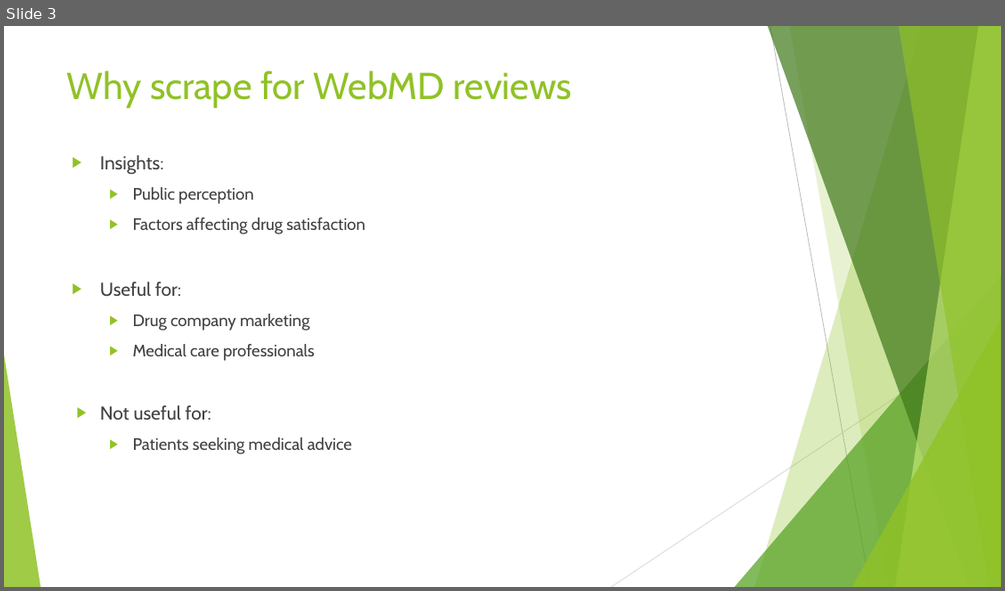
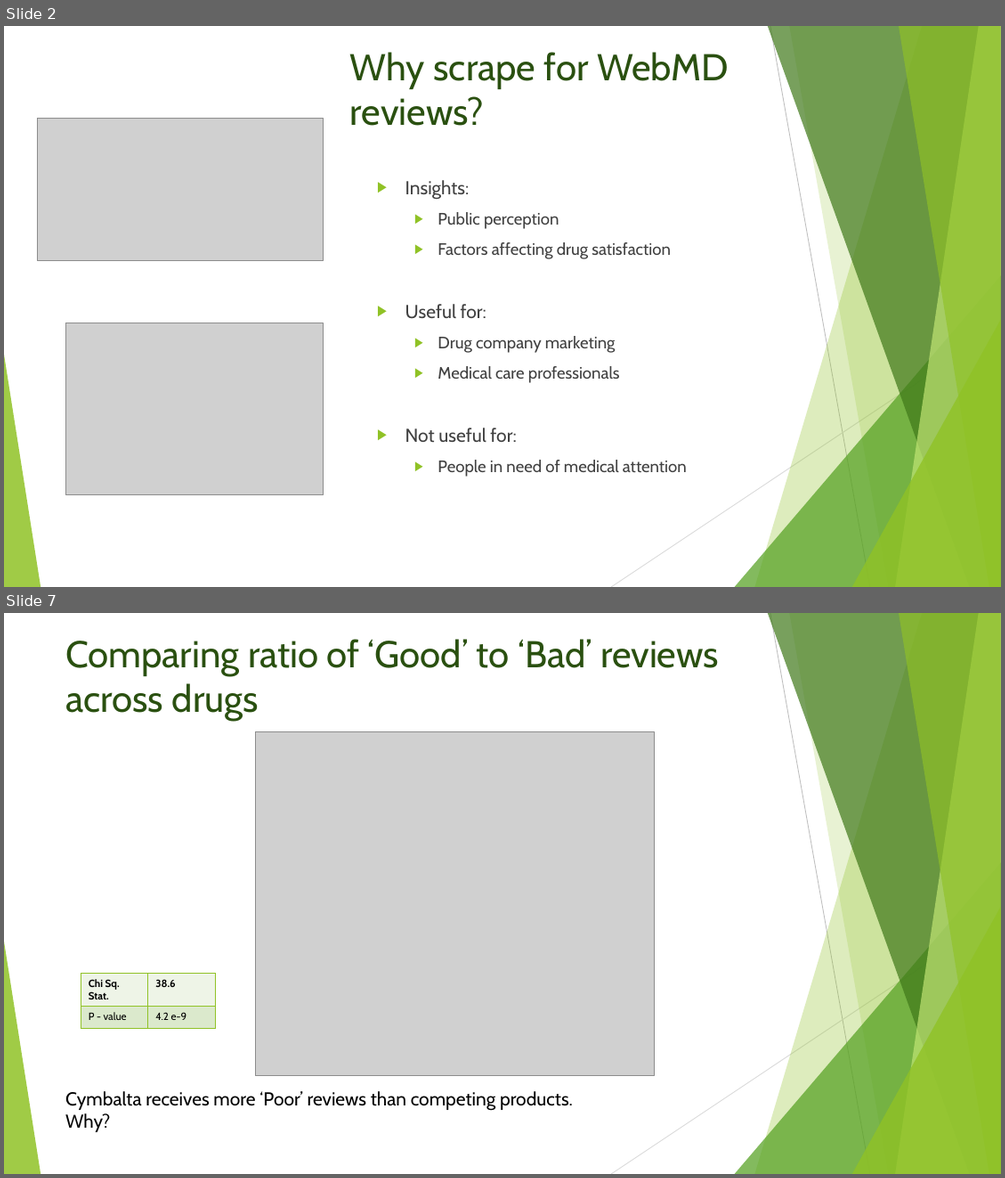
Before and after one commit to chinm0818/WebMDScrape, a slide deck: pres.pptx. Shown one above the other, each under a label of ours: slide 3 before the commit, slides 2 and 7 after it; the slides between them are not shown. The pictures are 1005x591 and 1005x1178 pixels, drawn with LibreOffice and Linux fonts; fonts in the diff are those of the drawing; grey boxes stand for pictures. Boxes give left, top, right and bottom in pixels: in the first picture for what was removed or moved away, otherwise in the second. Text is boxed around its words. In the diff, an @@ line names an element or a change of style, - is before the commit and + after.

```diff
--- a/pres.pptx
+++ b/pres.pptx
@@ slide 7 added at (4,613,1001,1174), background #FFFFFF; not listed: 10 template elements that a slide beside it also shows @@
@@ title added at (65,639,719,721), 36 pt, text #2A5010 @@
+Comparing ratio of ‘Good’ to ‘Bad’ reviews across drugs
@@ picture added at (255,732,654,1075) @@
@@ table added at (81,973,216,1028), 2 rows, 2 columns @@
+Chi Sq. Stat. | 38.6
+P - value | 4.2 e-9
@@ text added at (65,1091,573,1132), 18 pt, text #000000 @@
+Cymbalta receives more ‘Poor’ reviews than competing products.
+Why?
@@ what was slide 3 is now slide 2 @@
@@ slide 2 changed as well @@
@@ title at (350,52,728,126): text changed; text colour #90C226 to #2A5010 @@
-Why scrape for WebMD reviews
+Why scrape for WebMD reviews?
@@ picture added at (38,118,324,261) @@
@@ text "Insights:": place and size @@
-text "Insights:" at (100,155,365,454)
+text "Insights:" at (405,180,687,476)
@@ picture added at (65,323,324,495) @@
@@ text at (405,427,516,442): indent changed @@
@@ text at (437,459,687,476): text changed @@
-  ▶ Patients seeking medical advice
+  ▶ People in need of medical attention
```
Also in this commit, not shown: 5 other slides changed, 8 other slides added, 1 slide removed, 22 other files.
